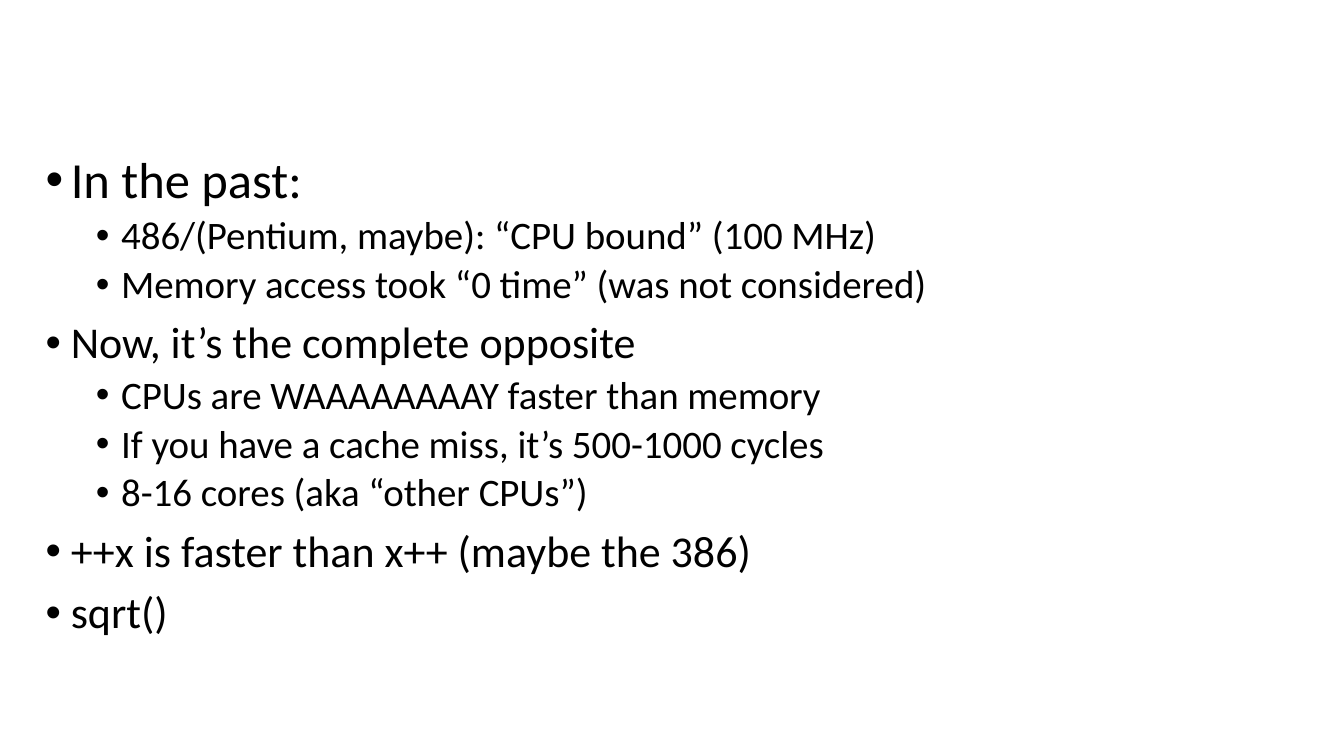
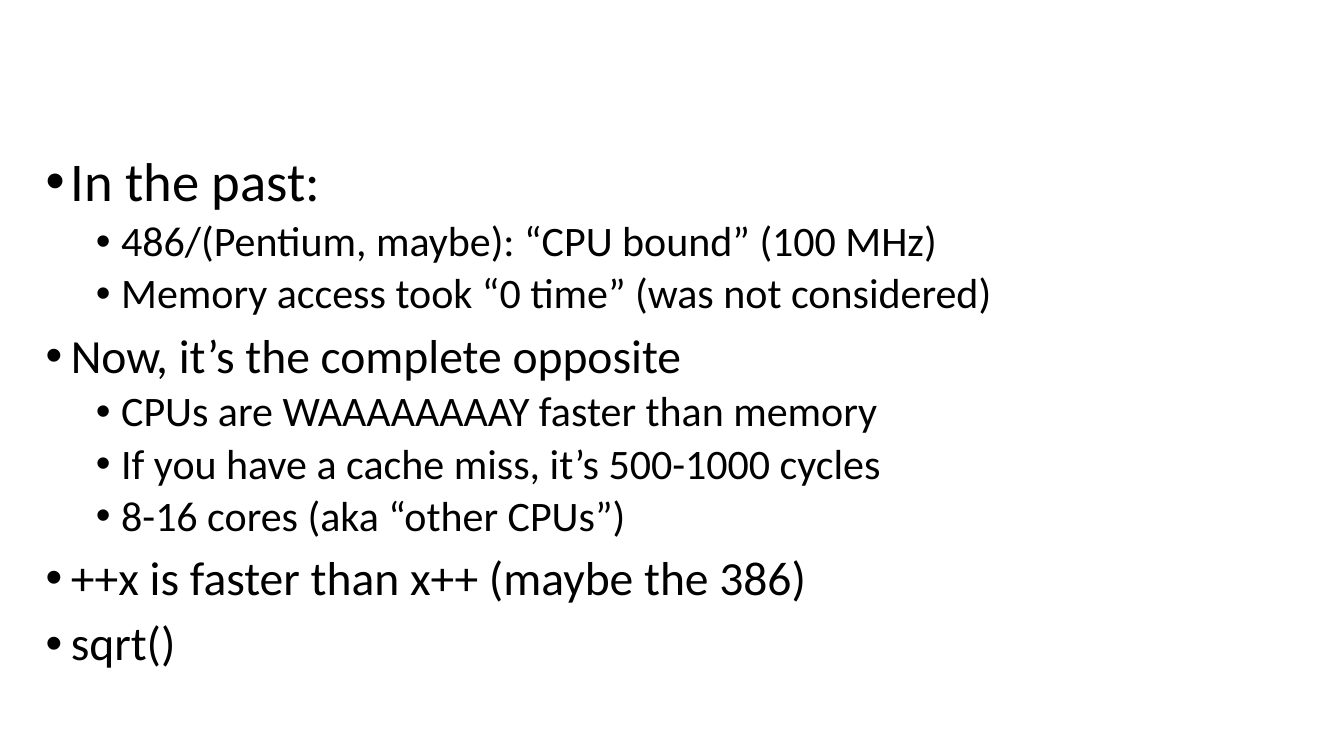
Before and after one commit to FeeneyCodes/INFO3135Fall2025, a slide deck: slide 15 of Week 1 (Sept. 8)/{1} INFO 3135 Week 1 Intro.pptx (slide 14 before the commit). Drawn at 1344x756 pixels with LibreOffice and Linux fonts; fonts in the diff are those of the drawing; background and template pictures are left out. Boxes give left, top, right and bottom in pixels: in the first picture for what was removed or moved away, otherwise in the second. Text is boxed around its words. In the diff, an @@ line names an element or a change of style, - is before the commit and + after.

```diff
--- a/Week 1 (Sept. 8)/{1} INFO 3135 Week 1 Intro.pptx
+++ b/Week 1 (Sept. 8)/{1} INFO 3135 Week 1 Intro.pptx
@@ text "In the past:" at [71,163,991,668]: size 36.1 to 39 pt in "In the past:"; size 27.8 to 30 pt in "486/(Pentium, maybe): “CPU bound” (100 MHz)", "Memory access took “0 time” (was not ...", "CPUs are WAAAAAAAAY faster than memory", "If you have a cache miss, it’s ..." and 1 more places; size 31.4 to 34 pt in "Now, it’s the complete opposite", "++x is faster than x++ (maybe the ...", "sqrt()" @@
```
Also in this commit, not shown: 1 other slide changed, 1 slide added, 1 slide removed, 11 other files.
